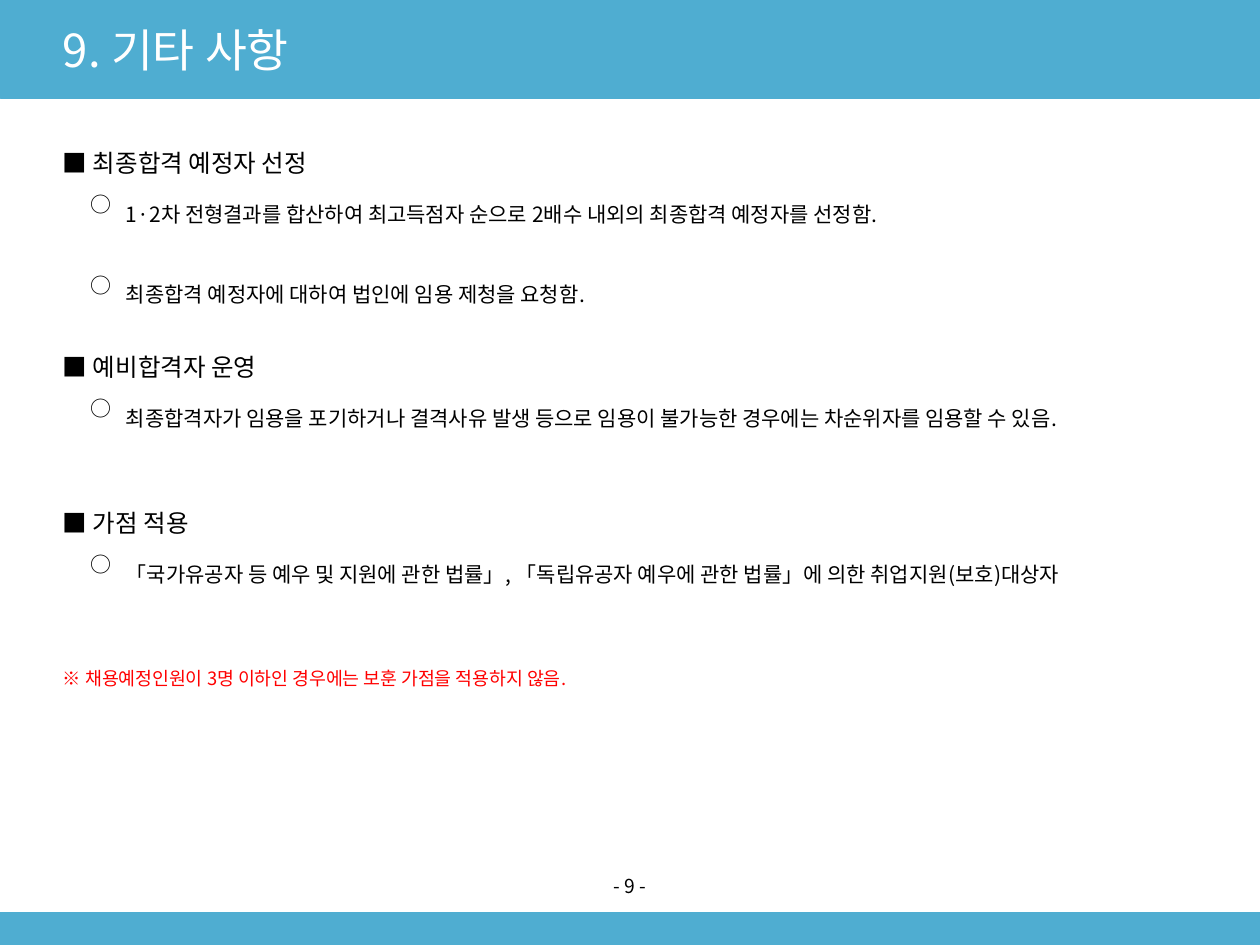
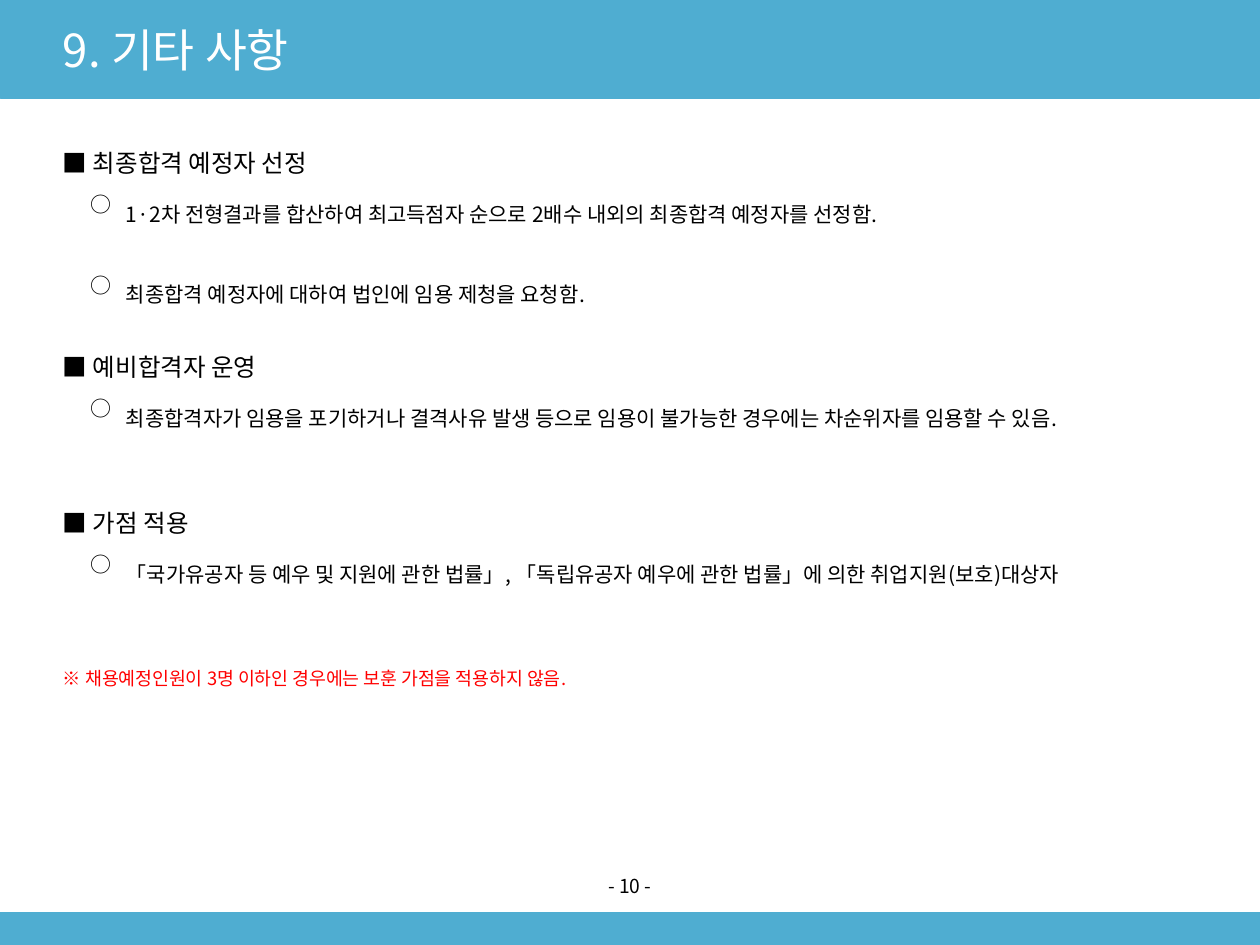
Before and after one commit to sogood459-max/miracle-guy, a slide deck: slide 11 of docs/2027년_사무직원_채용계획안.pptx (slide 10 before the commit). Drawn at 1260x945 pixels with LibreOffice and Linux fonts; fonts in the diff are those of the drawing. Boxes give left, top, right and bottom in pixels: in the first picture for what was removed or moved away, otherwise in the second. Text is boxed around its words. In the diff, an @@ line names an element or a change of style, - is before the commit and + after.

```diff
--- a/docs/2027년_사무직원_채용계획안.pptx
+++ b/docs/2027년_사무직원_채용계획안.pptx
@@ text at [619, 878, 640, 894]: text changed @@
-- 9 -
+- 10 -
```
Also in this commit, not shown: 9 other slides changed, 1 slide added, 1 other file.
